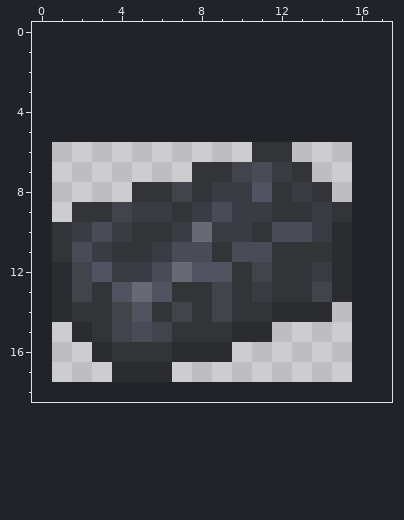
Edited in one commit: pixel-art sprite (Items/Materials/NecroBar.png). Above, as it was before the edit.
The file is 30x24 pixels, drawn in blocks of 2x2; one block is one cell here. Colours within 5 levels of each other are drawn and written as one. The old version is drawn lined up with the new one, on the new canvas.
The result:
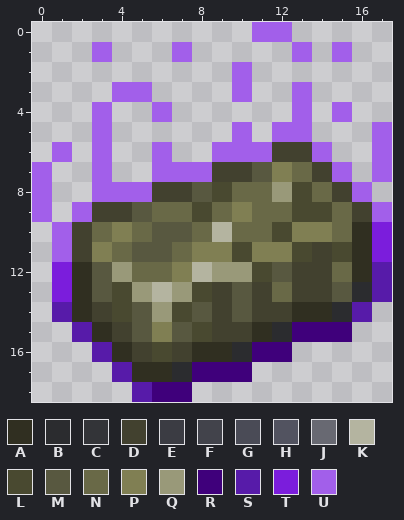
Palette (. is transparent): A #302f21  B #2b2c2f  C #333438  D #42412f  E #3b3c43  F #42434b  G #4a4b56  H #525360  J #686972  K #b4b4a0  L #494930  M #585840  N #696947  P #807f53  Q #999979  R #3f007b  S #571ba9  T #7b1ddc  U #a25fea
Difference:
canvas 15x12 -> 18x19, the old top-left corner now at 1,6
Changed rows in their new state; - is an unchanged pixel.
first column x 0:
 0 -----------UU-----
 1 ---U---U-----U-U--
 2 ----------U-------
 3 ----UU----U--U----
 4 ---U--U------U-U--
 5 ---U------U-UU---U
 6 -U-U--U--UUUDDU--U
 7 U--U--UUUDDMPNDU-U
 8 U--UUUDDMLNNQLNDU-
 9 U-UDDMNNLNPNNLLNDU
10 -UDNPNMMNKNNLPPNAT
11 -UDPNMMNPPLPPLDLAT
12 -TAMQNNPKQQLMDDNAS
13 -TAMLQKQLDMDNDDMBS
14 -SADLMQLMDMDDAABS-
15 --SADMPMLDDABRRR--
16 ---SADLDAABRR-----
17 ----SAABRRR-------
18 -----SRR----------
Boxes around the changes in both pictures, in picture pixels (x1, y1, x2, y2):
changed: (32, 22, 392, 402)
